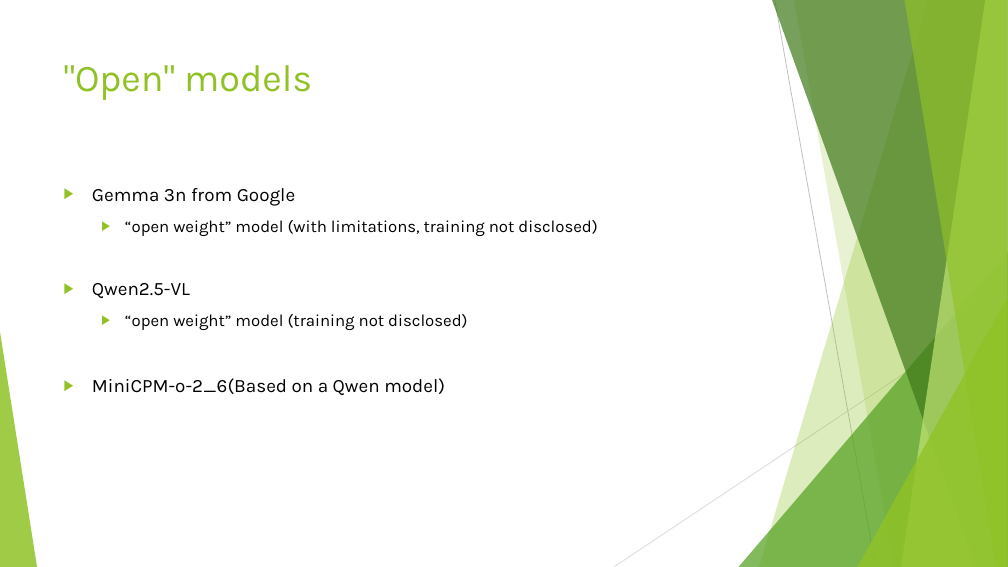
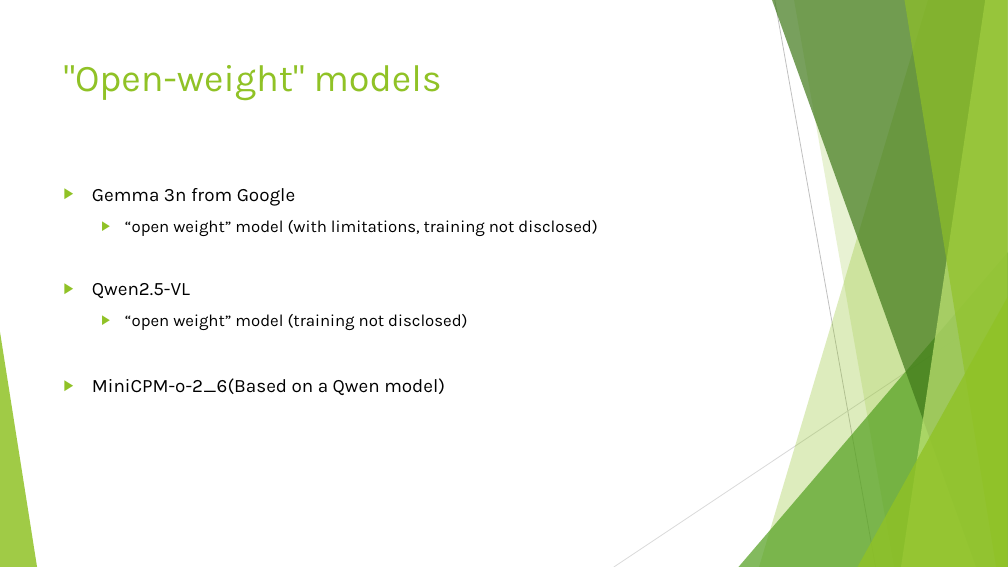
Before and after one commit to Mar-Dal/multimodal_pres, a slide deck: slide 6 of presentation/multimodal_presentation_2025-06-13.pptx. Drawn at 1008x567 pixels with LibreOffice and Linux fonts; fonts in the diff are those of the drawing. Boxes give left, top, right and bottom in pixels: in the first picture for what was removed or moved away, otherwise in the second. Text is boxed around its words. In the diff, an @@ line names an element or a change of style, - is before the commit and + after.

Commit message:
typos

```diff
--- a/presentation/multimodal_presentation_2025-06-13.pptx
+++ b/presentation/multimodal_presentation_2025-06-13.pptx
@@ title at box(64, 65, 442, 101): text changed @@
-"Open" models
+"Open-weight" models
```
Also in this commit, not shown: 3 other slides changed.
